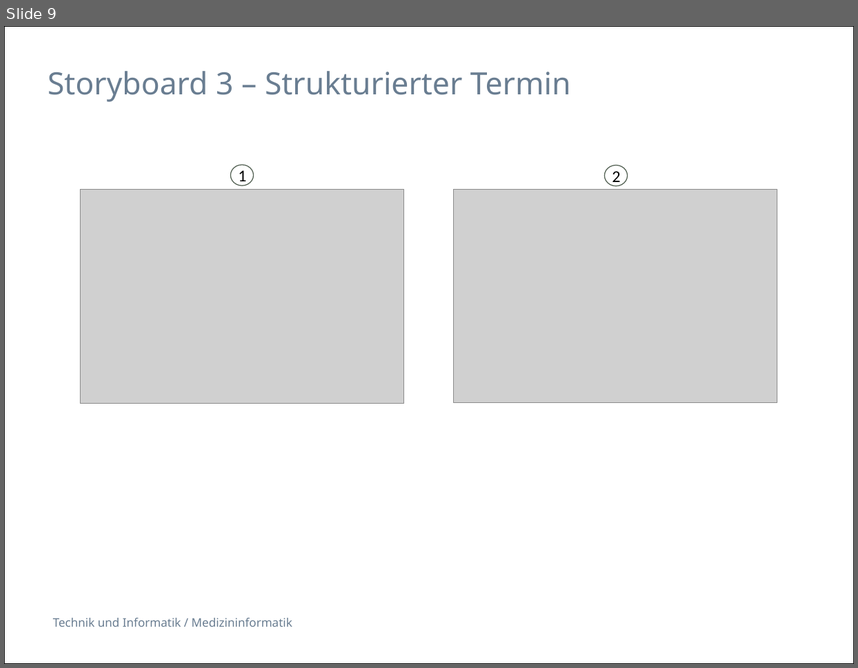
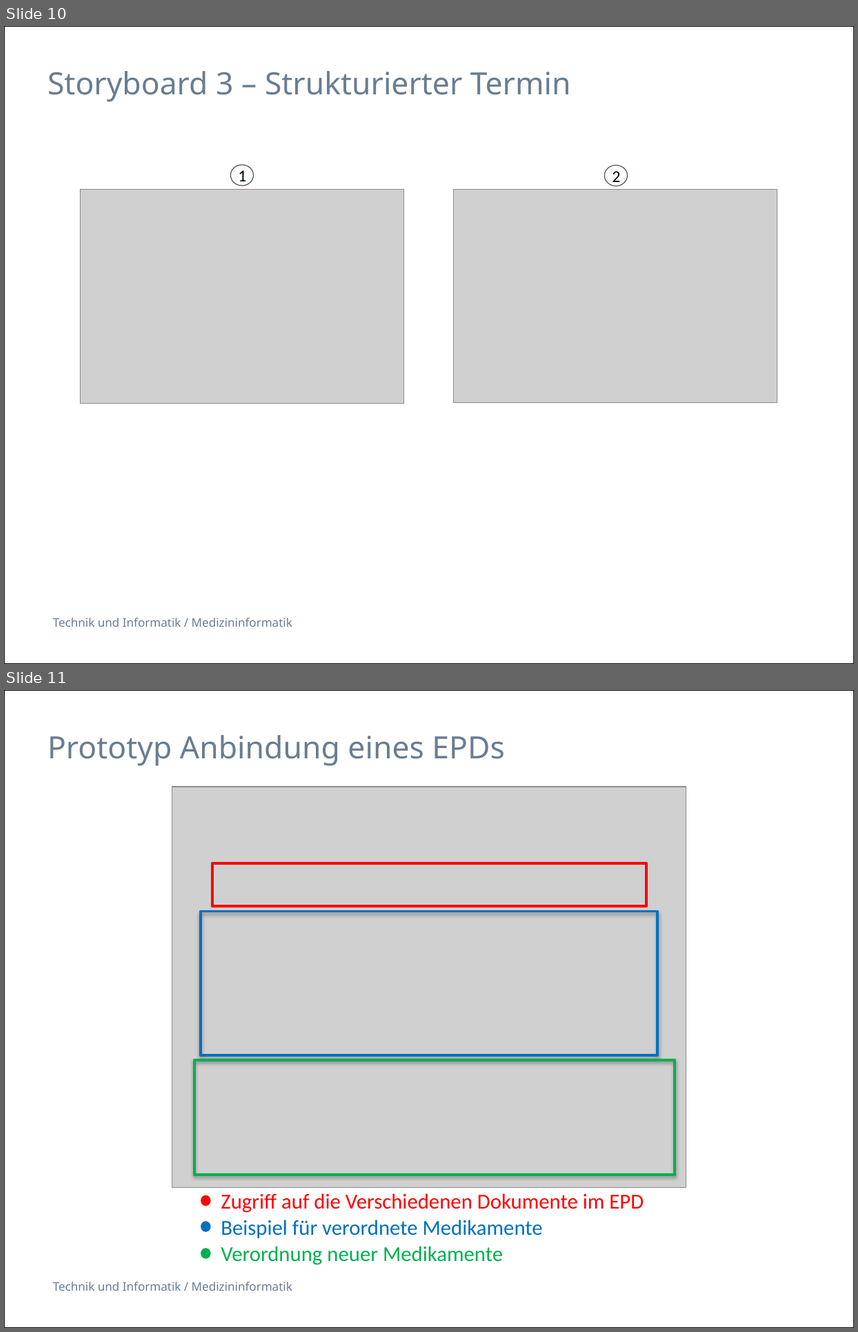
Before and after one commit to selvs1/ePsyDoc, a slide deck: doc/task-01/Präsentation/Task1_Doctor_Addiction.pptx. Shown one above the other, each under a label of ours: slide 9 before the commit, slides 10 and 11 after it. The pictures are 858x668 and 858x1332 pixels, drawn with LibreOffice and Linux fonts; fonts in the diff are those of the drawing; grey boxes stand for pictures. Boxes give left, top, right and bottom in pixels: in the first picture for what was removed or moved away, otherwise in the second. Text is boxed around its words. In the diff, an @@ line names an element or a change of style, - is before the commit and + after.

```diff
--- a/doc/task-01/Präsentation/Task1_Doctor_Addiction.pptx
+++ b/doc/task-01/Präsentation/Task1_Doctor_Addiction.pptx
@@ slide 11 added at (4, 690, 854, 1328), background #FFFFFF; not listed: 2 template elements that a slide beside it also shows @@
@@ title added at (47, 735, 504, 766), 26 pt, text #697D91 @@
+Prototyp Anbindung eines EPDs
@@ picture added at (172, 787, 686, 1187) @@
@@ rectangle added at (212, 863, 646, 907), outline #FF0000 2.25 pt @@
@@ rectangle added at (201, 911, 657, 1055), outline #0070C0 2.25 pt @@
@@ rectangle added at (194, 1060, 675, 1174), outline #00B050 2.25 pt @@
@@ ellipse added at (201, 1195, 210, 1205), fill #FF0000, outline #FF0000 0.75 pt @@
@@ text added at (221, 1193, 644, 1212), 18 pt, text #FF0000 @@
+Zugriff auf die Verschiedenen Dokumente im EPD
@@ ellipse added at (201, 1221, 210, 1232), fill #0070C0, outline #0070C0 0.75 pt @@
@@ text added at (221, 1219, 543, 1238), 18 pt, text #0070C0 @@
+Beispiel für verordnete Medikamente
@@ ellipse added at (201, 1248, 210, 1258), fill #00B050, outline #00B050 0.75 pt @@
@@ text added at (221, 1245, 503, 1265), 18 pt, text #00B050 @@
+Verordnung neuer Medikamente
@@ what was slide 9 is now slide 10 @@
```
Also in this commit, not shown: 1 slide changed, 3 other slides added, 1 slide removed.
